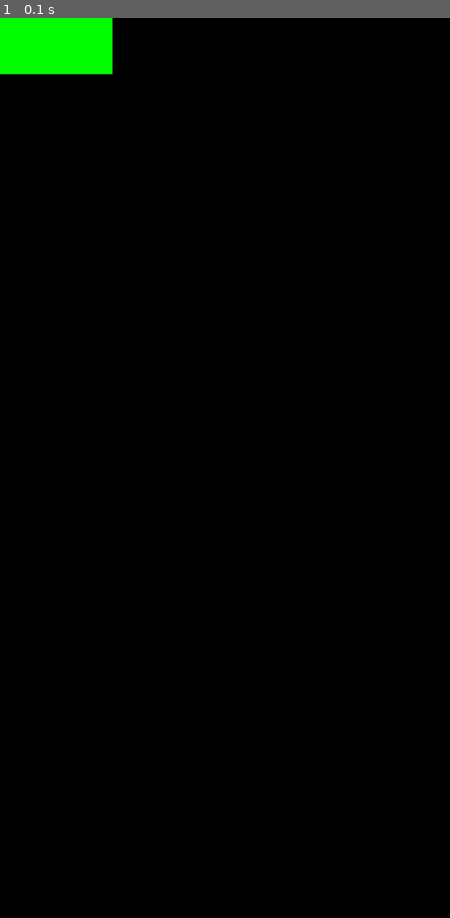
Above: before the commit, frame 1.
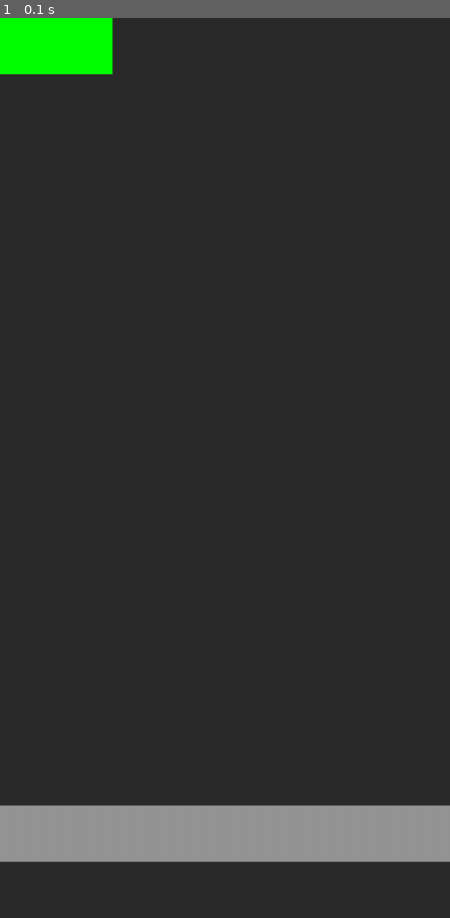
Above: after the commit, the same moment.

Repository: vike256/pygame-tiles
Game: pygame game, started from src/main.py
Two runs of this game, one before a commit and one after it. Both use one fixed random seed, a clock stepped at 60 frames per second and the inputs below.
Inputs:
- Up to frame 1 (0.1 s): no input

The runs differ from the first frame. In frame 1, 98% of the frame differs, in the area x 0-100%, y 0-100%.

Commit message:
Create base view

Diff:
--- a/src/main.py
+++ b/src/main.py
@@ -4,21 +4,28 @@
 SCREEN_HEIGHT = 960
 TILE_WIDTH = SCREEN_WIDTH // 4
 TILE_HEIGHT = TILE_WIDTH // 2
+HIT_POS = SCREEN_HEIGHT - TILE_HEIGHT * 2
 
 pygame.init()
 screen = pygame.display.set_mode((SCREEN_WIDTH, SCREEN_HEIGHT))
 clock = pygame.time.Clock()
 running = True
 
+hit_surface = pygame.Surface((SCREEN_WIDTH, TILE_HEIGHT))
+hit_surface.set_alpha(128)
+hit_surface.fill('white')
+
 while running:
     for event in pygame.event.get():
         if event.type == pygame.QUIT:
             running = False
 
-    screen.fill('black')
+    screen.fill('#2B2B2B')
 
-    pygame.draw.rect(screen, (0, 255, 0), (0, 0, TILE_WIDTH, TILE_HEIGHT))
+    pygame.draw.rect(screen, 'green', (0, 0, TILE_WIDTH, TILE_HEIGHT))
+    #pygame.draw.rect(screen, pygame.Color(255, 255, 255, 0), (0, HIT_POS, SCREEN_WIDTH, TILE_HEIGHT))
 
+    screen.blit(hit_surface, (0, HIT_POS))
     pygame.display.flip()
     dt = clock.tick(60) / 1000
 
